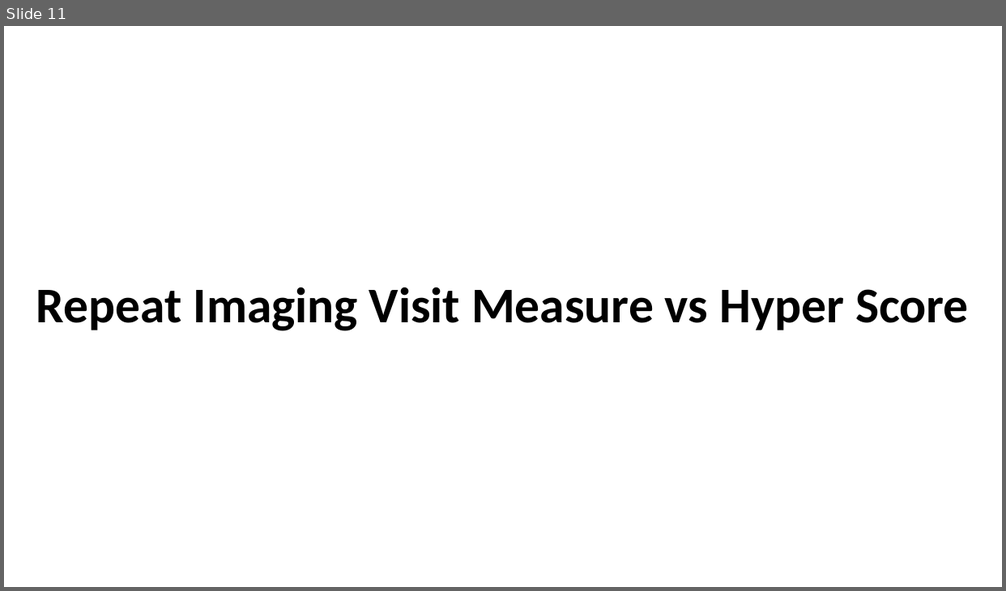
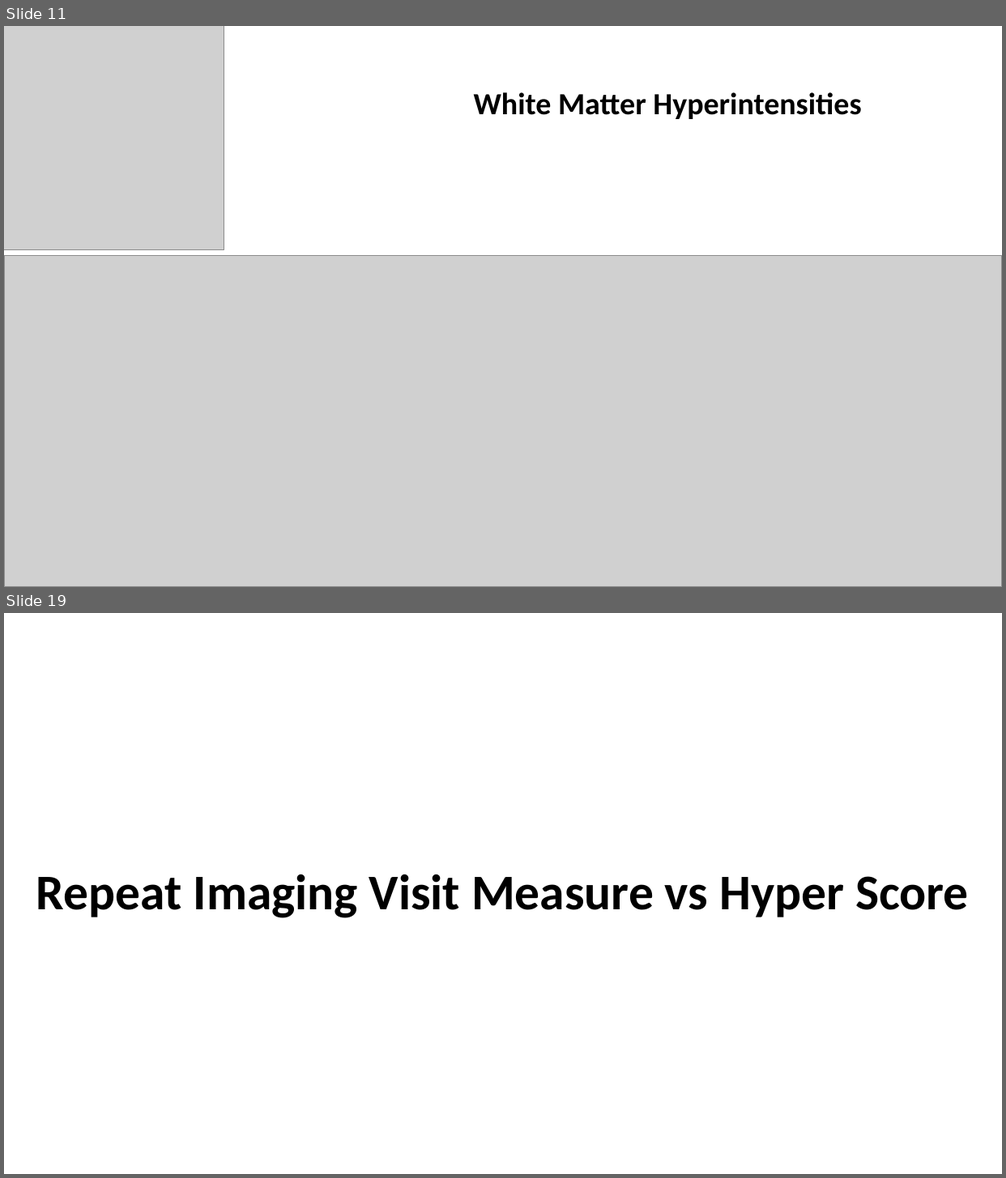
Before and after one commit to zhaohanxiong/OxfordCVM, a slide deck: resources/job_results2.pptx. Shown one above the other, each under a label of ours: slide 11 before the commit, slides 11 and 19 after it; the slides between them are not shown. The pictures are 1006x591 and 1006x1178 pixels, drawn with LibreOffice and Linux fonts; fonts in the diff are those of the drawing; grey boxes stand for pictures. Boxes give left, top, right and bottom in pixels: in the first picture for what was removed or moved away, otherwise in the second. Text is boxed around its words. In the diff, an @@ line names an element or a change of style, - is before the commit and + after.

```diff
--- a/resources/job_results2.pptx
+++ b/resources/job_results2.pptx
@@ slide 11 added at (4, 26, 1002, 587), background #FFFFFF @@
@@ picture added at (4, 26, 224, 250) @@
@@ text added at (474, 92, 861, 119), 29.6 pt, text #000000, bold @@
+White Matter Hyperintensities
@@ picture added at (4, 256, 1002, 587) @@
@@ what was slide 11 is now slide 19 @@
```
Also in this commit, not shown: 1 slide changed, 14 other slides added, 4 slides removed.
